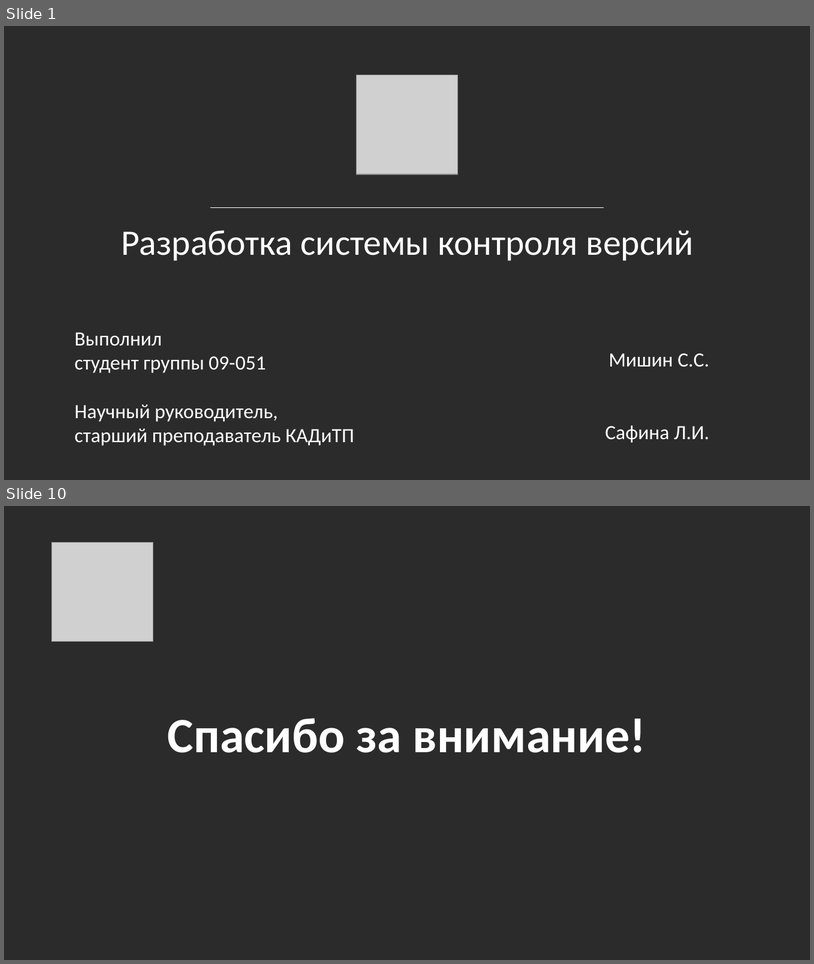
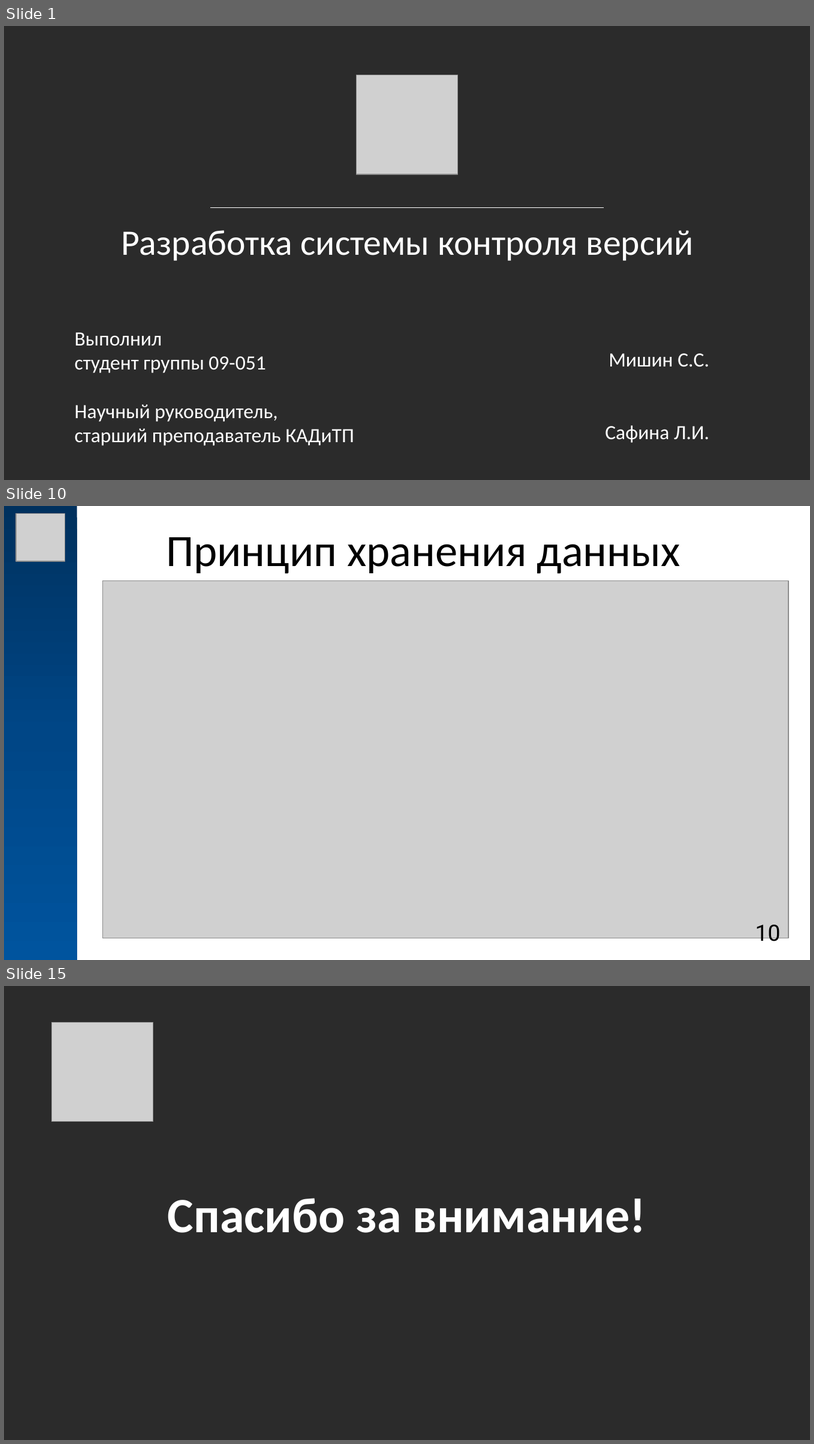
Before and after one commit to MrR3353/diplom, a slide deck: docs/Презентация в стиле КФУ.pptx. Shown one above the other, each under a label of ours: slides 1 and 10 before the commit, slides 1, 10 and 15 after it; the slides between them are not shown. The pictures are 814x964 and 814x1444 pixels, drawn with LibreOffice and Linux fonts; fonts in the diff are those of the drawing; grey boxes stand for pictures; background and template pictures are left out; a plain dark background stands for a picture behind light text. Boxes give left, top, right and bottom in pixels: in the first picture for what was removed or moved away, otherwise in the second. Text is boxed around its words. In the diff, an @@ line names an element or a change of style, - is before the commit and + after.

```diff
--- a/docs/Презентация в стиле КФУ.pptx
+++ b/docs/Презентация в стиле КФУ.pptx
@@ slide 10 added at (4,506,810,960), background #FFFFFF @@
@@ rectangle added at (4,506,77,959), fill gradient #00325E to #004786 to #00549F @@
@@ picture added at (16,514,65,562) @@
@@ title added at (166,537,681,574), 40 pt, text #000000 @@
+Принцип хранения данных
@@ picture added at (103,581,789,937) @@
@@ page number added at (756,924,781,946), 20 pt, text #000000 @@
+10
@@ what was slide 10 is now slide 15 @@
```
Also in this commit, not shown: 3 slides changed, 9 other slides added, 5 slides removed, 1 other file.
